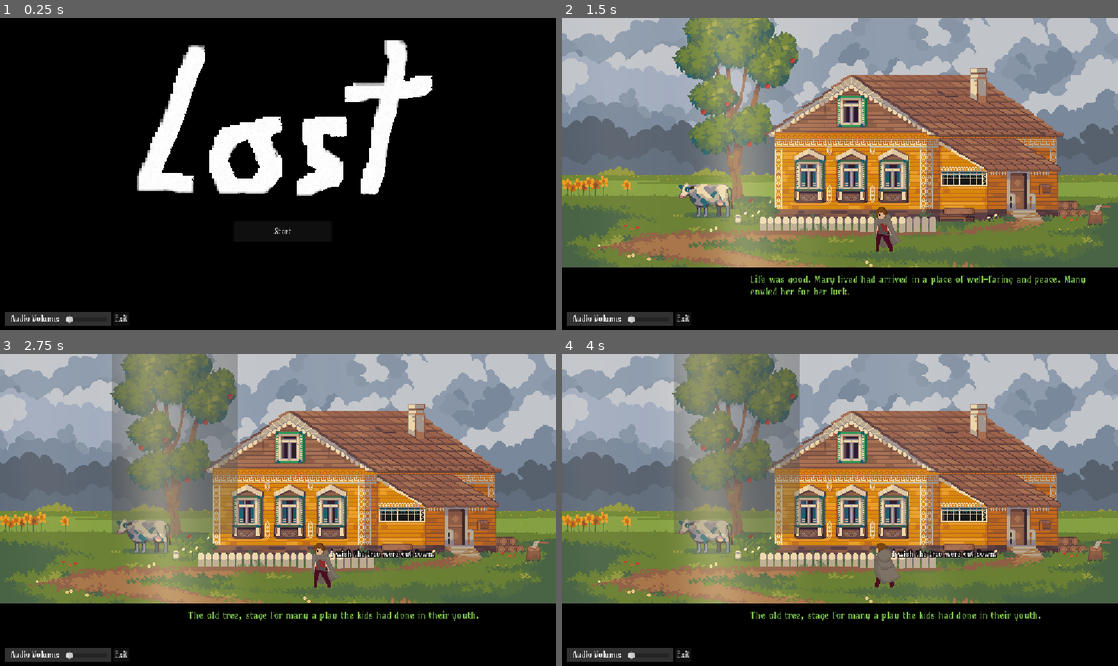
Above: before the commit, frames 1-4 (two rows, left to right).
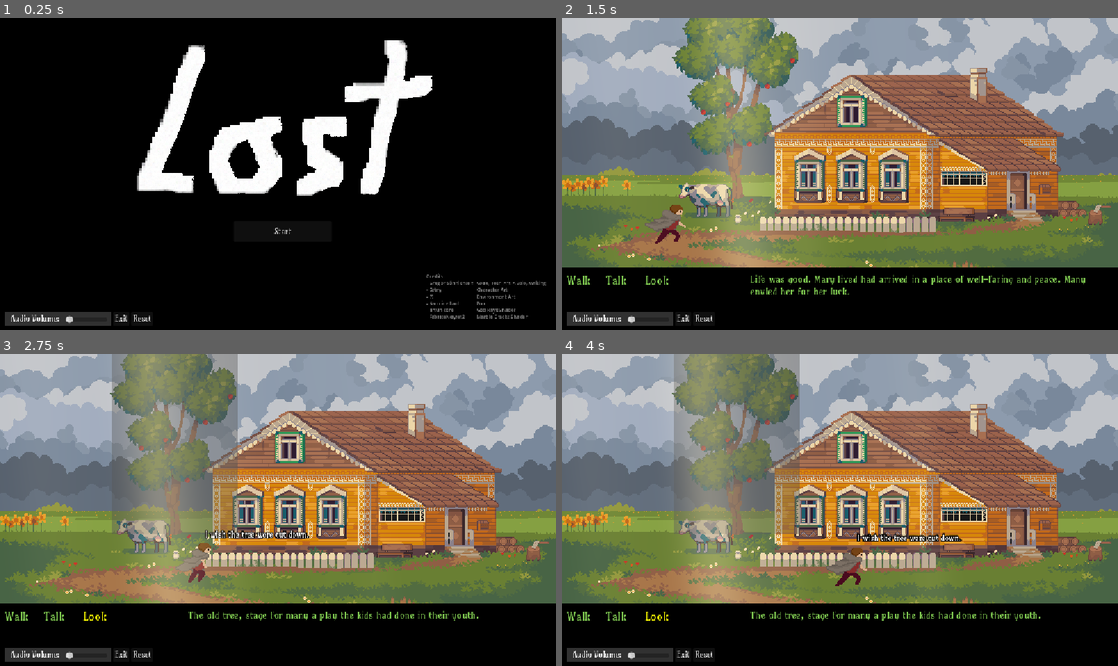
Above: after the commit, the same moments.

Repository: gregorhcs/GGJ26
Game: Godot game, scene res://SC_Game.tscn
Two runs of this game, one before a commit and one after it. Both use one fixed random seed, a clock stepped at 60 frames per second and the inputs below.
Inputs (mouse positions are in pixels of both pictures, inside the frame that each line leads up to):
- Up to frame 1 (0.25 s): no input
- Up to frame 2 (1.5 s): click (706, 317) at 0.5 s, where only the run after the commit has a clickable "Reset"; click "Start" at 1.25 s
- Up to frame 3 (2.75 s): click (177, 444) at 2.02 s
- Up to frame 4 (4 s): click (739, 444) at 2.77 s; click (739, 444) at 3.52 s

The runs differ from the first frame. In frame 1, 0.5% of the frame differs, in the area x 23-99%, y 81-98%; in frame 2, 1.0%; in frame 3, 1.8%; in frame 4, 1.8%, in the area x 0-79%, y 57-98%.
Error after the commit: Cannot call method 'get_children' on a null value. (res://Scripts/GameDirector.gd:86)

Commit message:
Reset btn

Diff:
--- a/Prefabs/SC_Avatar.tscn
+++ b/Prefabs/SC_Avatar.tscn
@@ -208,7 +208,7 @@
 scale = Vector2(2, 2)
 sprite_frames = SubResource("SpriteFrames_dpbgw")
 animation = &"run"
-frame_progress = 0.10973367
+frame_progress = 0.8163843
 offset = Vector2(0, -32)
 
 [node name="RichTextLabel" type="RichTextLabel" parent="." unique_id=431760605]
@@ -216,7 +216,7 @@
 anchor_top = 1.0
 anchor_bottom = 1.0
 offset_left = 15.0
-offset_top = -86.0
+offset_top = -116.0
 offset_right = 554.0
 offset_bottom = -61.0
 grow_vertical = 0
--- a/SC_Game.tscn
+++ b/SC_Game.tscn
@@ -295,6 +295,24 @@
 theme_override_fonts/font = ExtResource("16_gdmih")
 text = "Start"
 
+[node name="Label" type="RichTextLabel" parent="VBoxContainer/MainMenu" unique_id=1237982591]
+z_index = 1
+layout_mode = 0
+offset_left = 883.0
+offset_top = 528.0
+offset_right = 1137.0
+offset_bottom = 633.0
+theme_override_colors/default_color = Color(0.5489626, 0.5489626, 0.54896253, 1)
+theme_override_font_sizes/normal_font_size = 10
+text = "Credits:
+- Gregor Sönnichsen 	Code, Tech Art, Audio, Writing
+- Setry 							Character Art
+- ??			 						Environment Art
+- Karolina Lach 			Font
+- artunicore 					God Rays Shader
+- FabriceNeyret2 			Marble Cracks Shader"
+autowrap_mode = 2
+
 [node name="ColorRectBot" type="ColorRect" parent="VBoxContainer" unique_id=301630333]
 layout_mode = 2
 size_flags_vertical = 3
@@ -406,6 +424,11 @@
 theme_override_fonts/font = ExtResource("16_gdmih")
 text = "Exit"
 
+[node name="ResetButton" type="Button" parent="VBoxContainer/ColorRectBot/MarginContainer/HBoxContainer3/VBoxContainer/HBoxContainer2" unique_id=1684393221]
+layout_mode = 2
+theme_override_fonts/font = ExtResource("16_gdmih")
+text = "Reset"
+
 [node name="HBoxContainer2" type="HBoxContainer" parent="VBoxContainer/ColorRectBot/MarginContainer/HBoxContainer3" unique_id=157282270]
 layout_mode = 2
 size_flags_horizontal = 3
@@ -429,3 +452,4 @@
 [connection signal="tried_pass_level_array_bound" from="VBoxContainer/Game/LevelLoader" to="." method="_on_level_loader_tried_pass_level_array_bound"]
 [connection signal="pressed" from="VBoxContainer/MainMenu/ButtonStart" to="." method="_on_button_start_pressed"]
 [connection signal="pressed" from="VBoxContainer/ColorRectBot/MarginContainer/HBoxContainer3/VBoxContainer/HBoxContainer2/Button" to="." method="_on_exit_button_pressed"]
+[connection signal="pressed" from="VBoxContainer/ColorRectBot/MarginContainer/HBoxContainer3/VBoxContainer/HBoxContainer2/ResetButton" to="." method="_on_reset_button_pressed"]
--- a/Scripts/GameDirector.gd
+++ b/Scripts/GameDirector.gd
@@ -45,6 +45,9 @@
 		set_narrator_text("In her insanity, she tried to go places no human dared to go. Why didn't she stay in peace? Why did she have to go?")
 		for label in CommandButtons.values():
 			label.visible = false
+		for node in get_all_descendants(LevelLoader.CurrentLevelInstance):
+			if node.is_in_group("interactables"):
+				node.visible = false
 
 func _ready() -> void:
 	for node in get_tree().get_nodes_in_group("interactables"):
@@ -109,6 +112,9 @@
 	clear_narrator_text()
 	for label in CommandButtons.values():
 		label.visible = false
+	for node in get_all_descendants(LevelLoader.CurrentLevelInstance):
+		if node.is_in_group("interactables"):
+			node.visible = false
 
 
 func _on_exit_button_pressed() -> void:
@@ -126,5 +132,28 @@
 	MainMenu.visible = false
 	Game.visible = true
 	for label in CommandButtons.values():
+		label.visible = true
+	NarratorTextLabel.visible = true
+
+
+func _on_reset_button_pressed() -> void:
+	MainMenu.visible = true
+	Game.visible = false
+	for label in CommandButtons.values():
 		label.visible = false
-	NarratorTextLabel.visible = true
+	NarratorTextLabel.visible = false
+	LevelLoader.set_screen(0)
+	CurrentInsanity = 0
+	Mask.material.set_shader_parameter("CRACK_profile", 0.0)
+
+	BackgroundSunrays.visible = true
+	BackgroundMoonrays.visible = false
+	Mask.visible = true
+	BackgroundBlack.visible = true
+	LevelChangeTrigger.visible = true
+
+	AvatarControl.set_position(SpawnPoint.position)
+
+	for node in get_all_descendants(LevelLoader.CurrentLevelInstance):
+		if node.is_in_group("interactables"):
+			node.visible = true
--- a/Scripts/LevelLoader.gd
+++ b/Scripts/LevelLoader.gd
@@ -4,6 +4,7 @@
 @export var Screens : Array[PackedScene]
 
 var CurrentScreen = 0;
+var CurrentLevelInstance: Node;
 
 signal level_changed(new_level);
 signal tried_pass_level_array_bound;
@@ -11,9 +12,12 @@
 func _ready() -> void:
 	if get_children().size() > 0:
 		remove_child(get_child(0))
-	var level_instance = Screens[0].instantiate()
-	add_child(level_instance)
-	Mask.texture = level_instance.Mask
+	var CurrentLevelInstance = Screens[0].instantiate()
+	add_child(CurrentLevelInstance)
+	Mask.texture = CurrentLevelInstance.Mask
+
+func set_screen(new_screen: int) -> void:
+	_update_screen(new_screen)
 
 func next_screen() -> void:
 	_update_screen(CurrentScreen + 1)
@@ -29,8 +33,8 @@
 	if new_screen != CurrentScreen:
 		if get_children().size() > 0:
 			remove_child(get_child(0))
-		var level_instance = Screens[new_screen].instantiate()
-		add_child(level_instance)
-		Mask.texture = level_instance.Mask
+		CurrentLevelInstance = Screens[new_screen].instantiate()
+		add_child(CurrentLevelInstance)
+		Mask.texture = CurrentLevelInstance.Mask
 		CurrentScreen = new_screen
-		level_changed.emit(level_instance)
+		level_changed.emit(CurrentLevelInstance)
